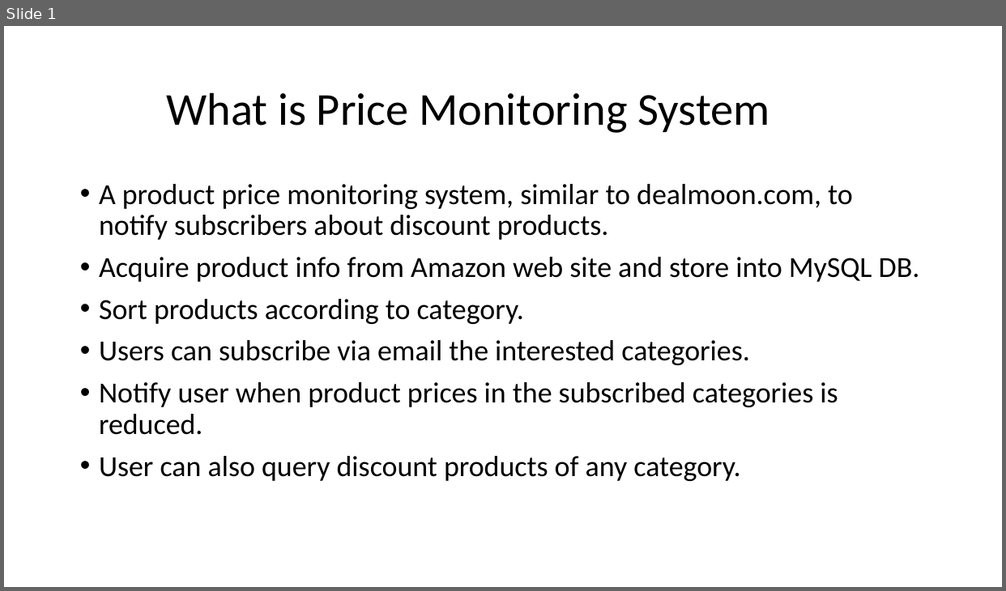
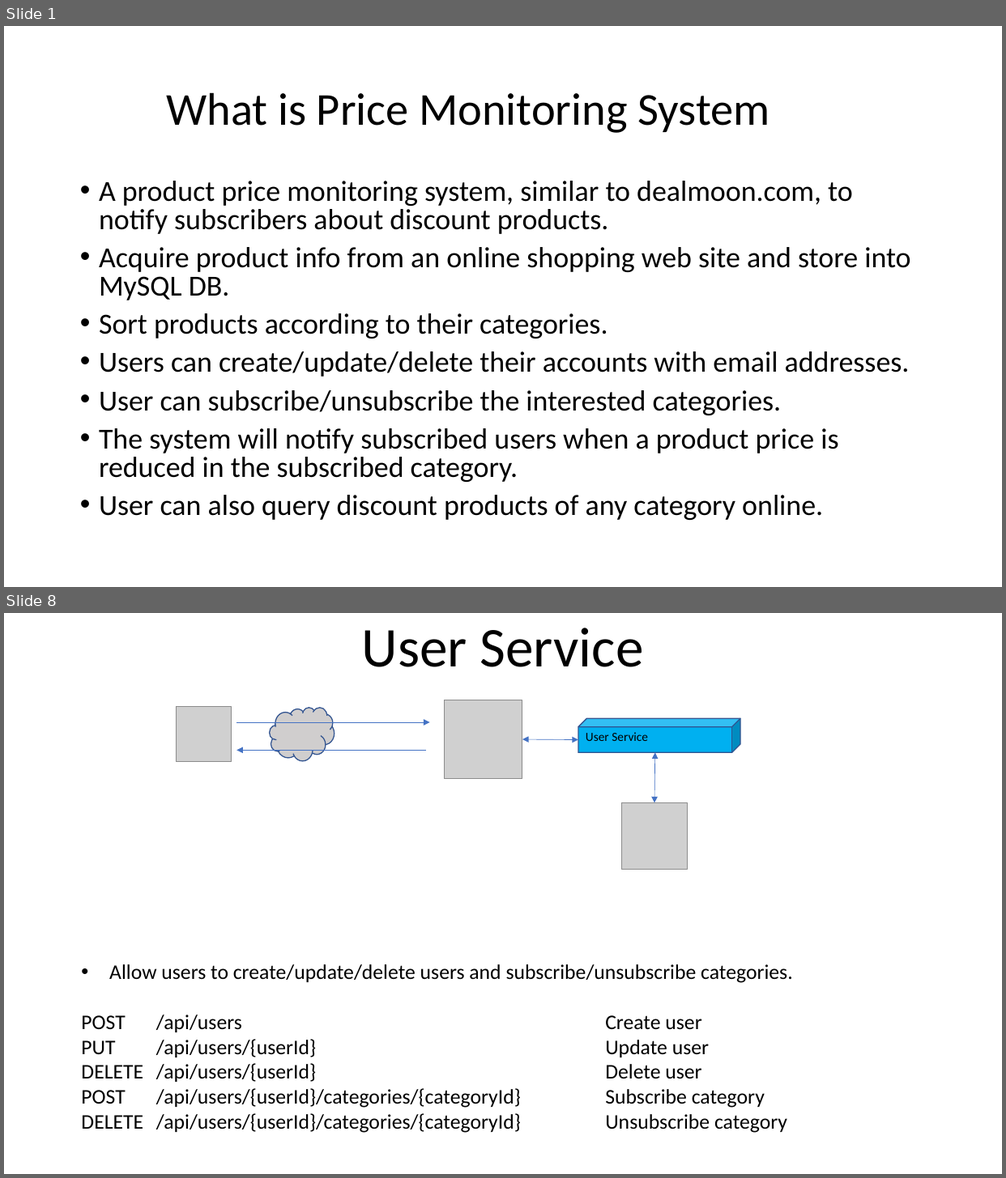
Before and after one commit to youhusky/price-monitoring-system, a slide deck: PriceMonitoringDesign.pptx. Shown one above the other, each under a label of ours: slide 1 before the commit, slides 1 and 8 after it; the slides between them are not shown. The pictures are 1006x591 and 1006x1178 pixels, drawn with LibreOffice and Linux fonts; fonts in the diff are those of the drawing; grey boxes stand for pictures. Boxes give left, top, right and bottom in pixels: in the first picture for what was removed or moved away, otherwise in the second. Text is boxed around its words. In the diff, an @@ line names an element or a change of style, - is before the commit and + after.

```diff
--- a/PriceMonitoringDesign.pptx
+++ b/PriceMonitoringDesign.pptx
@@ slide 8 added at [4,613,1002,1174], background #FFFFFF @@
@@ title added at [362,628,644,667], 54 pt, text #000000 @@
+User Service
@@ picture added at [177,707,231,761] @@
@@ cloud added at [270,707,335,760], fill #D0CECE, outline #325491 1 pt @@
@@ picture added at [444,700,522,778] @@
@@ arrow added from (236, 722) to (430, 722), #4472C4 0.5 pt @@
@@ cube added at [578,718,740,753], fill #00B0F0, outline #325491 1 pt @@
@@ text added at [586,732,648,741], 12 pt, text #000000 @@
+User Service
@@ arrow added from (426, 750) to (236, 750), #4472C4 0.5 pt @@
@@ double arrow added from (522, 739) to (578, 739), #4472C4 0.5 pt @@
@@ double arrow added from (655, 753) to (654, 803), #4472C4 0.5 pt @@
@@ picture added at [621,803,688,870] @@
@@ text added at [81,965,793,1133], 20 pt, text #000000 @@
+• Allow users to create/update/delete users and subscribe/unsubscribe categories.
+POST /api/users Create user
+PUT /api/users/{userId} Update user
+DELETE /api/users/{userId} Delete user
+POST /api/users/{userId}/categories/{categoryId} Subscribe category
+DELETE /api/users/{userId}/categories/{categoryId} Unsubscribe category
@@ slide 1 changed as well @@
@@ text at [99,181,853,234]: line spacing 0.9 to 0.8 @@
@@ text at [99,247,910,520]: text changed @@
-• Acquire product info from Amazon web site and store into MySQL DB.
-• Sort products according to category.
-• Users can subscribe via email the interested categories.
-• Notify user when product prices in the subscribed categories is reduced.
-• User can also query discount products of any category.
+• Acquire product info from an online shopping web site and store into MySQL DB.
+• Sort products according to their categories.
+• Users can create/update/delete their accounts with email addresses.
+• User can subscribe/unsubscribe the interested categories.
+• The system will notify subscribed users when a product price is reduced in the subscribed category.
+• User can also query discount products of any category online.
```
Also in this commit, not shown: 3 other slides changed, 5 other slides added, 7 slides removed.
